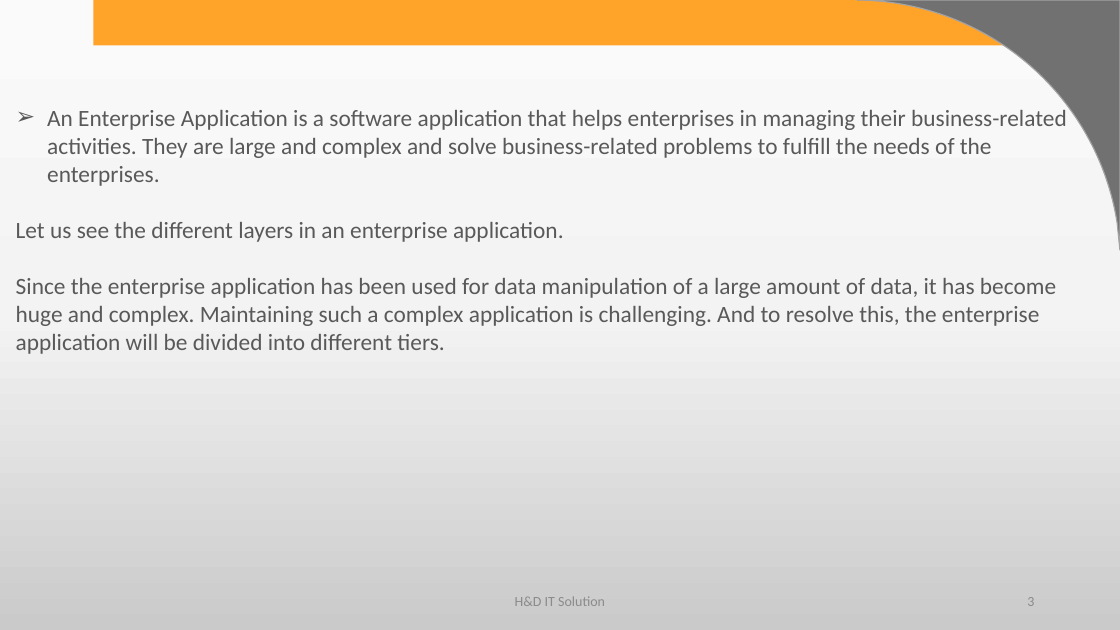
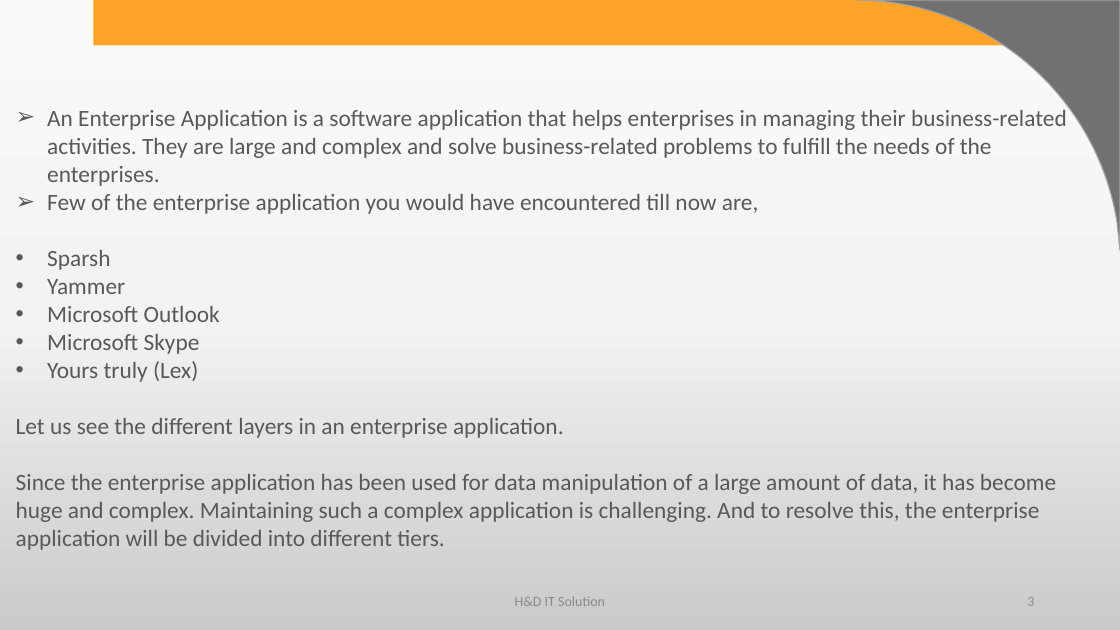
Before and after one commit to harshadasawant/infinite_code, a slide deck: slide 3 of ppt/JAVA syllabus.pptx. Drawn at 1120x630 pixels with LibreOffice and Linux fonts; fonts in the diff are those of the drawing; background and template pictures are left out. Boxes give left, top, right and bottom in pixels: in the first picture for what was removed or moved away, otherwise in the second. Text is boxed around its words. In the diff, an @@ line names an element or a change of style, - is before the commit and + after.

Commit message:
slide updated

```diff
--- a/ppt/JAVA syllabus.pptx
+++ b/ppt/JAVA syllabus.pptx
@@ text at (x1=47, y1=194, x2=758, y2=382): paragraphs added @@
+➢ Few of the enterprise application you would have encountered till now are,
+• Sparsh
+• Yammer
+• Microsoft Outlook
+• Microsoft Skype
+• Yours truly (Lex)
```
Also in this commit, not shown: 4 other slides changed, 53 slides added, 8 other files.
